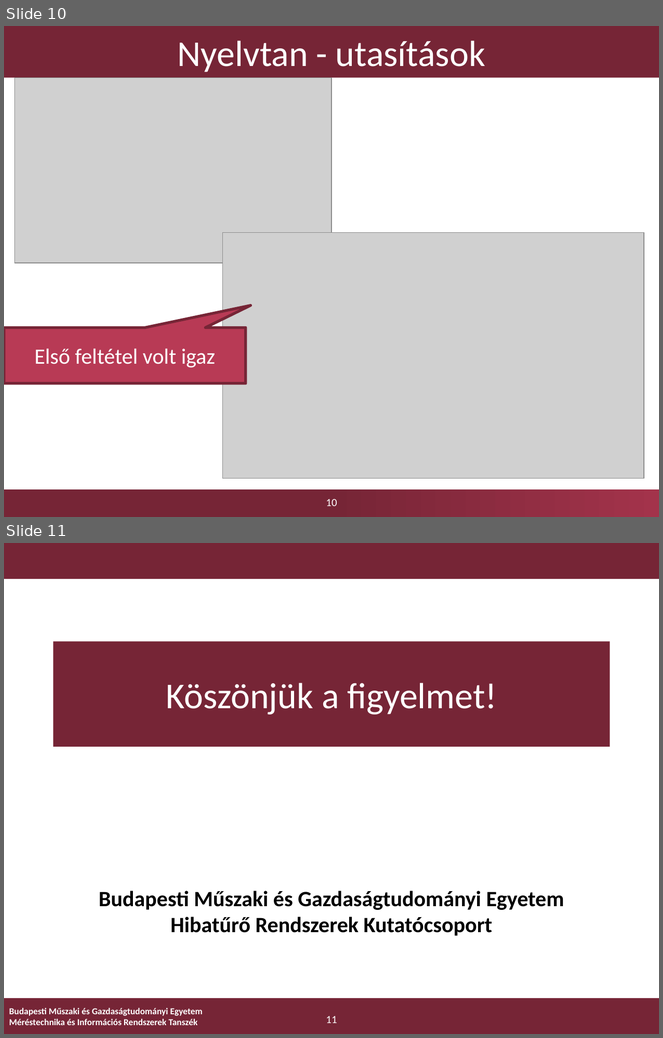
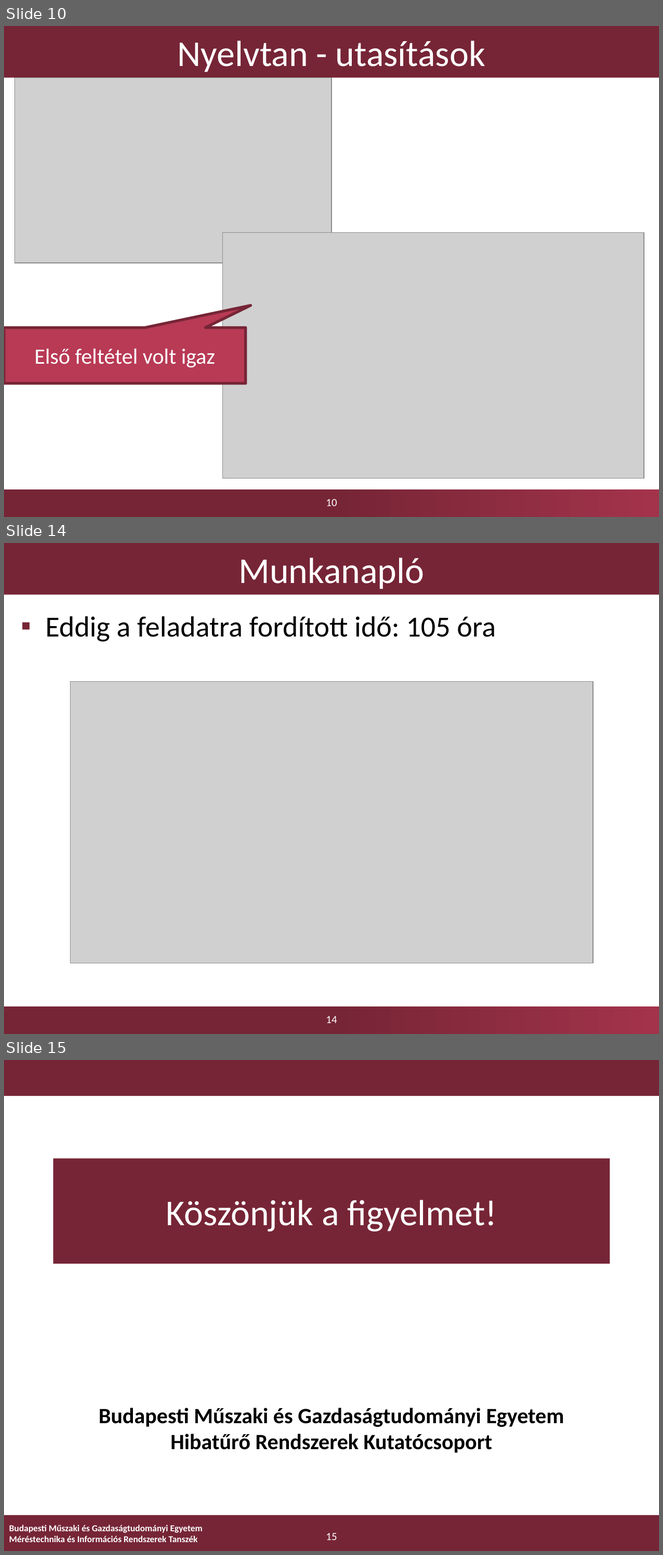
Before and after one commit to FTSRG-MDSD/MDSD-2016-ztz, a slide deck: doc/prezi/hw2/ztz-presentation.pptx. Shown one above the other, each under a label of ours: slides 10 and 11 before the commit, slides 10, 14 and 15 after it; the slides between them are not shown. The pictures are 663x1038 and 663x1555 pixels, drawn with LibreOffice and Linux fonts; fonts in the diff are those of the drawing; grey boxes stand for pictures; background and template pictures are left out. Boxes give left, top, right and bottom in pixels: in the first picture for what was removed or moved away, otherwise in the second. Text is boxed around its words. In the diff, an @@ line names an element or a change of style, - is before the commit and + after.

```diff
--- a/doc/prezi/hw2/ztz-presentation.pptx
+++ b/doc/prezi/hw2/ztz-presentation.pptx
@@ slide 14 added at <box>4,543,659,1034</box>, background #FFFFFF; not listed: 1 template element that a slide beside it also shows @@
@@ title added at <box>4,543,659,595</box>, fill #762536, 40 pt, text #FFFFFF @@
+Munkanapló
@@ text added at <box>46,616,496,642</box>, 32 pt, text #000000 @@
+▪ Eddig a feladatra fordított idő: 105 óra
@@ picture added at <box>70,681,593,964</box> @@
@@ page number added at <box>326,1016,337,1023</box>, 12 pt, text #FFFFFF @@
+14
@@ what was slide 11 is now slide 15 @@
@@ page number at <box>326,1533,337,1540</box>: text changed @@
-11
+15
```
Also in this commit, not shown: 3 other slides added, 5 other files.
